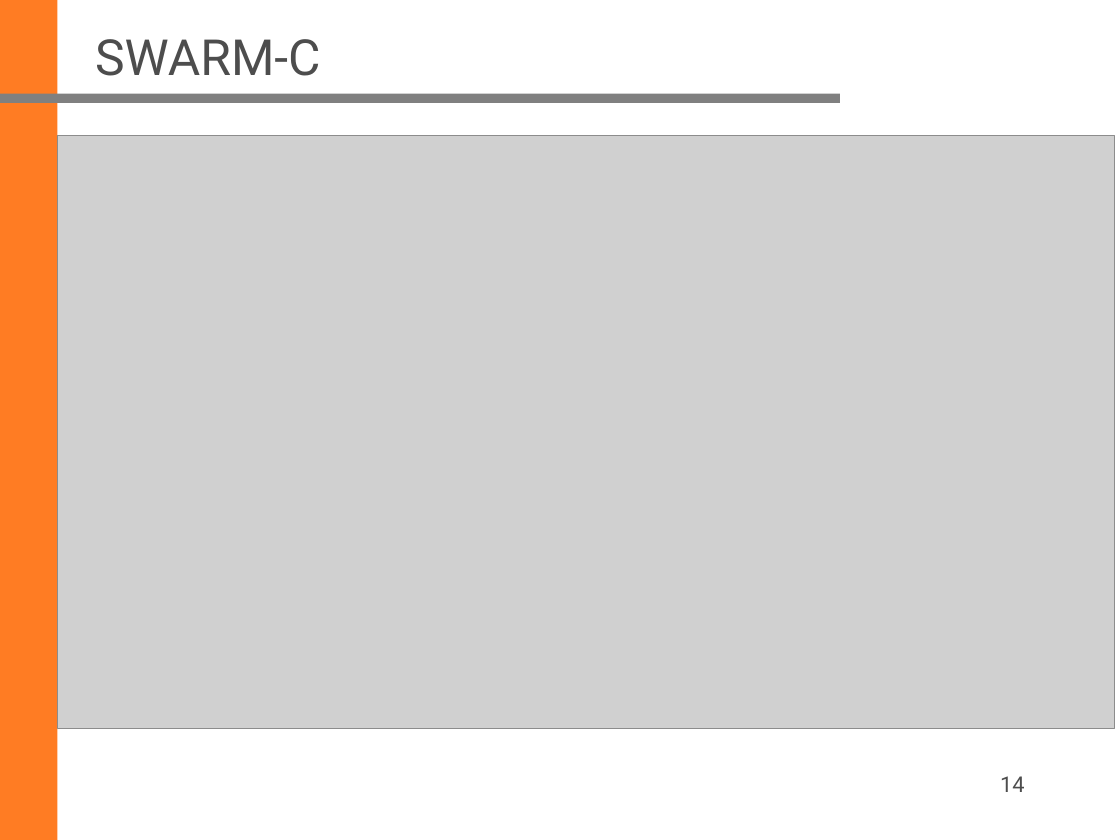
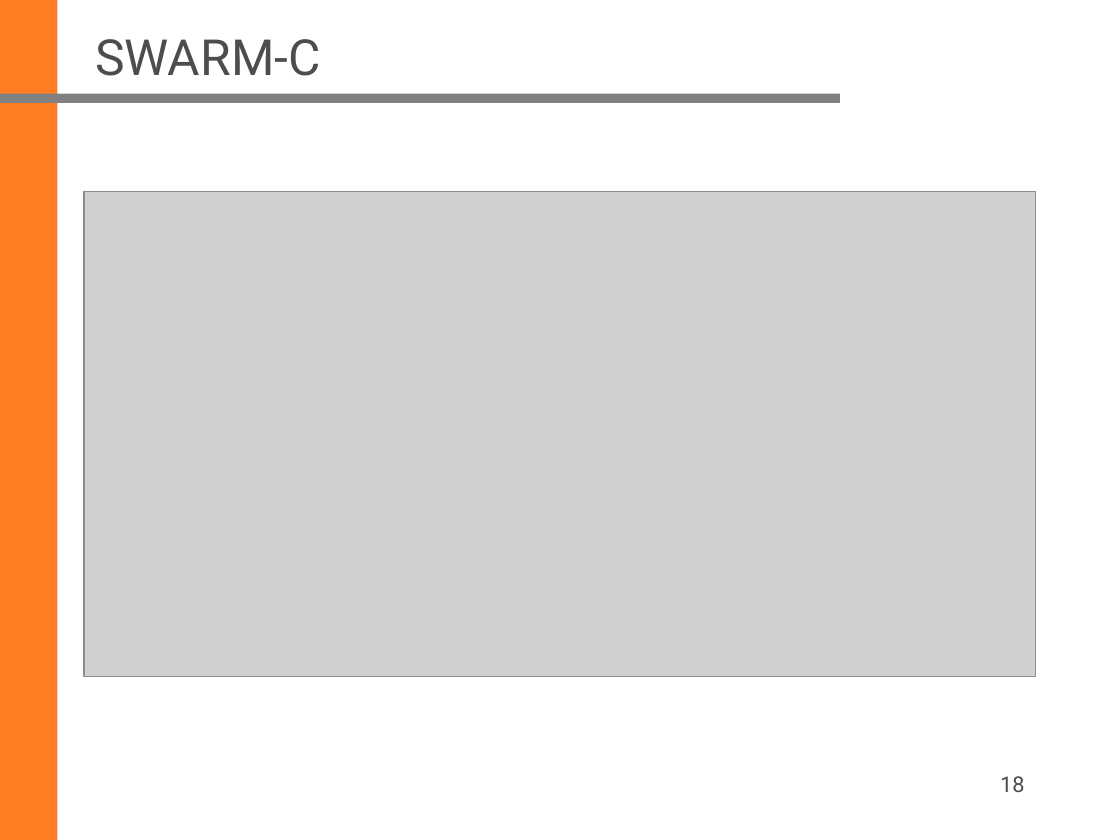
Before and after one commit to ziqing97/Seminar-Aktuelle-Geodaetische-Satelliten-missionen, a slide deck: slide 18 of Presentation/frozen_orbit1.pptx (slide 14 before the commit). Drawn at 1120x840 pixels with LibreOffice and Linux fonts; fonts in the diff are those of the drawing; grey boxes stand for pictures; background and template pictures are left out. Boxes give left, top, right and bottom in pixels: in the first picture for what was removed or moved away, otherwise in the second. Text is boxed around its words. In the diff, an @@ line names an element or a change of style, - is before the commit and + after.

```diff
--- a/Presentation/frozen_orbit1.pptx
+++ b/Presentation/frozen_orbit1.pptx
@@ picture resized from (x1=57, y1=136, x2=1114, y2=729) to (x1=84, y1=192, x2=1036, y2=676) @@
@@ page number at (x1=1000, y1=776, x2=1024, y2=792): text changed @@
-14
+18
```
Also in this commit, not shown: 15 other slides changed, 5 slides added, 2 other files.
